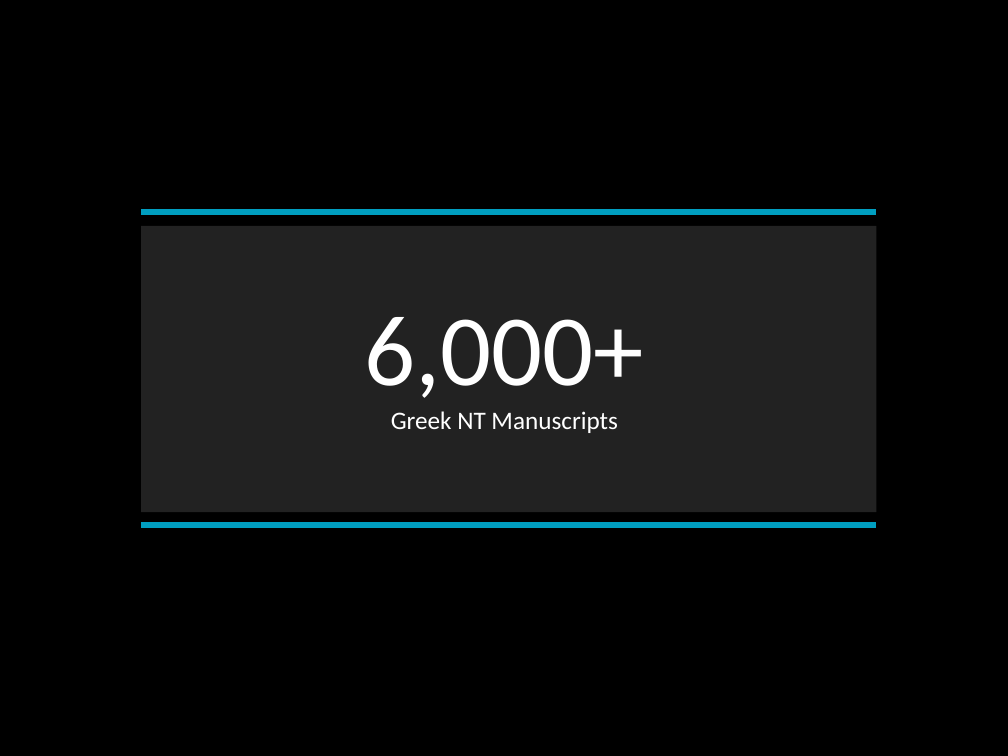
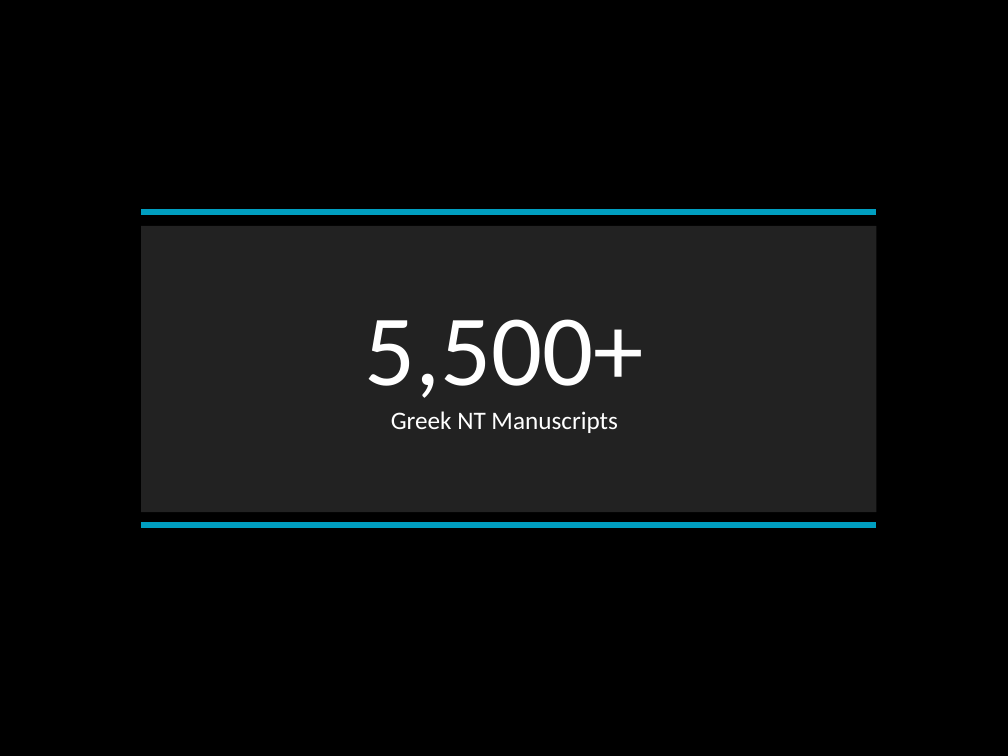
Before and after one commit to LukeMurphey/Ai1L, a slide deck: slide 17 of companion-website/public/files/22. Is the New Testament Corrupted.pptx. Drawn at 1008x756 pixels with LibreOffice and Linux fonts; fonts in the diff are those of the drawing. Boxes give left, top, right and bottom in pixels: in the first picture for what was removed or moved away, otherwise in the second. Text is boxed around its words. In the diff, an @@ line names an element or a change of style, - is before the commit and + after.

```diff
--- a/companion-website/public/files/22. Is the New Testament Corrupted.pptx
+++ b/companion-website/public/files/22. Is the New Testament Corrupted.pptx
@@ text at (365, 319, 644, 398): text changed @@
-6,000+
+5,500+
```
Also in this commit, not shown: 2 other files.
